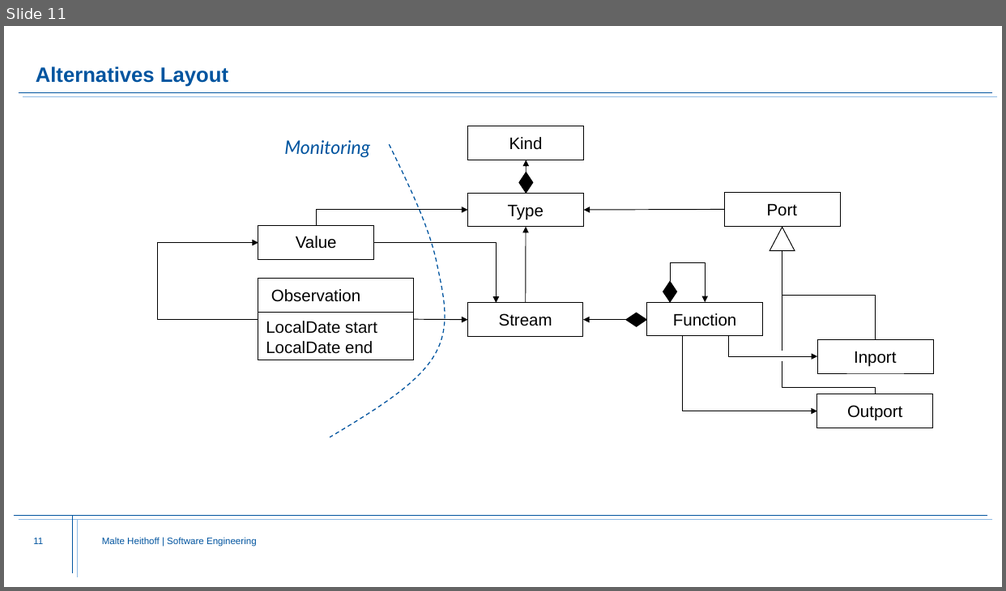
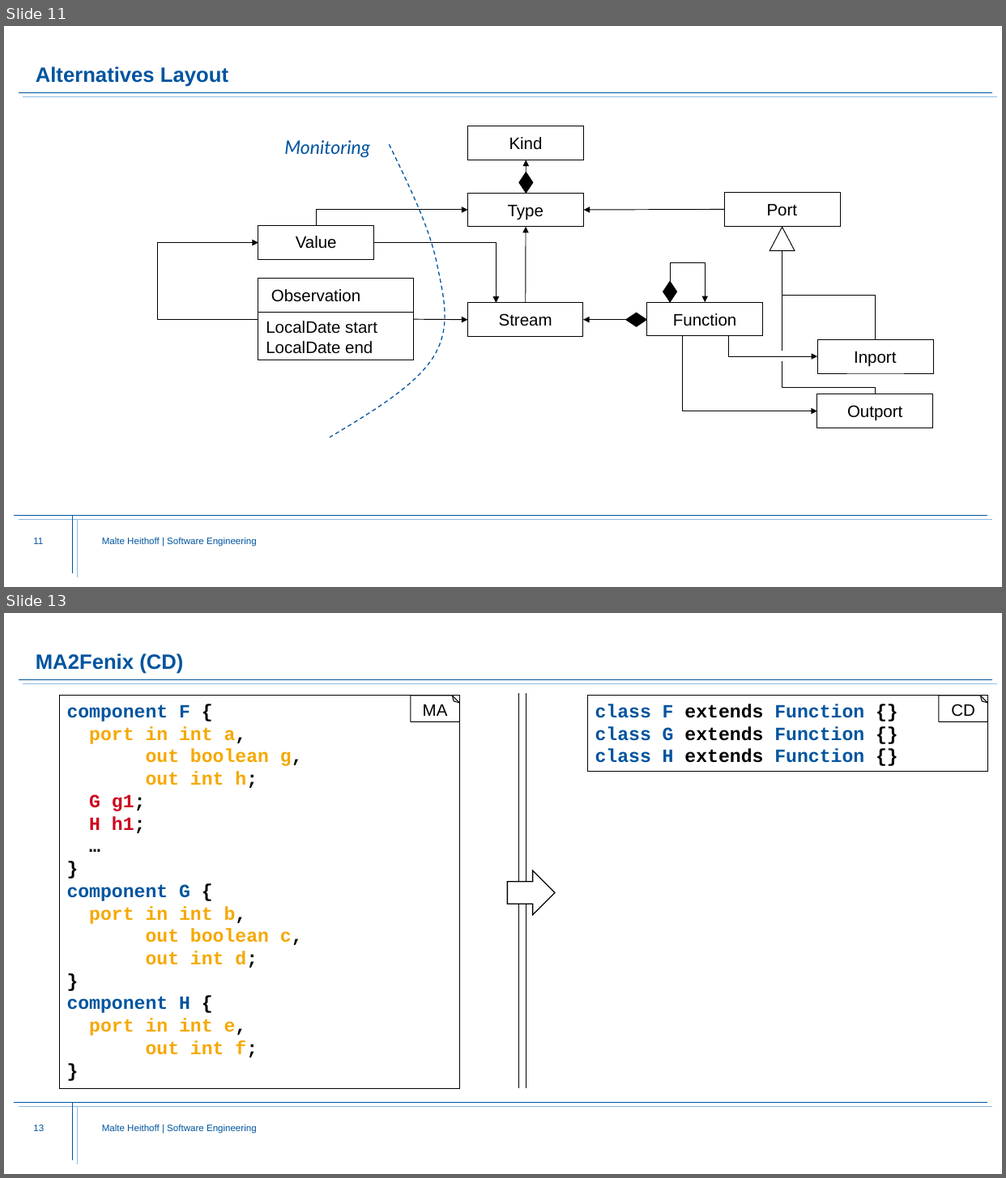
Before and after one commit to Fishi2402/montigem, a slide deck: products/syse_functions/doc/FunctionStructure.Explanation.pptx. Shown one above the other, each under a label of ours: slide 11 before the commit, slides 11 and 13 after it; the slides between them are not shown. The pictures are 1006x591 and 1006x1178 pixels, drawn with LibreOffice and Linux fonts; fonts in the diff are those of the drawing; background and template pictures are left out. Boxes give left, top, right and bottom in pixels: in the first picture for what was removed or moved away, otherwise in the second. Text is boxed around its words. In the diff, an @@ line names an element or a change of style, - is before the commit and + after.

Commit message:
FunctionStructure Incarnation added

```diff
--- a/products/syse_functions/doc/FunctionStructure.Explanation.pptx
+++ b/products/syse_functions/doc/FunctionStructure.Explanation.pptx
@@ slide 13 added at (x1=4, y1=613, x2=1002, y2=1174), background #FFFFFF; not listed: 8 template elements that a slide beside it also shows @@
@@ title added at (x1=36, y1=653, x2=183, y2=674), 20 pt, text #00549F, bold @@
+MA2Fenix (CD)
@@ rectangle added at (x1=59, y1=696, x2=459, y2=1088), outline #000000 0.75 pt, 18 pt, text #F6A800, bold @@
+component F {
+port in int a,
+out boolean g,
+out int h;
+G g1;
+H h1;
+…
+}
+component G {
+port in int b,
+out boolean c,
+out int d;
+}
+component H {
+port in int e,
+out int f;
+}
@@ folded corner added at (x1=411, y1=696, x2=459, y2=722), fill #FFFFFF, outline #000000 0.75 pt, 16 pt, text #000000 @@
+MA
@@ line added from (519, 693) to (519, 1089), #000000 1 pt @@
@@ line added from (526, 693) to (526, 1089), #000000 1 pt @@
@@ rectangle added at (x1=588, y1=696, x2=987, y2=771), outline #000000 0.75 pt, 18 pt, text #00549F, bold @@
+class F extends Function {}
+class G extends Function {}
+class H extends Function {}
@@ folded corner added at (x1=939, y1=696, x2=987, y2=722), fill #FFFFFF, outline #000000 0.75 pt, 16 pt, text #000000 @@
+CD
@@ right arrow added at (x1=507, y1=871, x2=555, y2=914), fill #FFFFFF, outline #000000 1 pt @@
```
Also in this commit, not shown: 4 other slides added, 1 other file.
